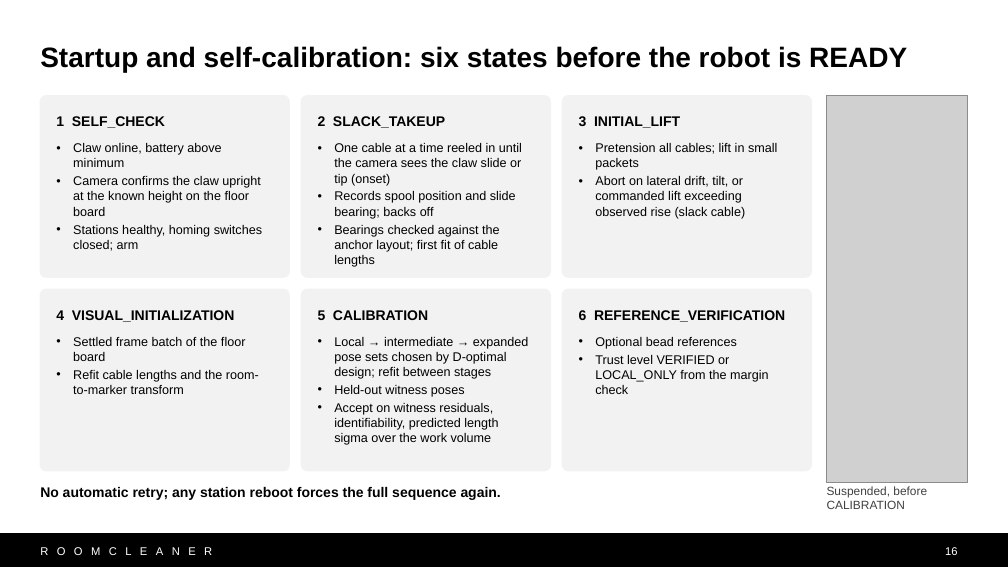
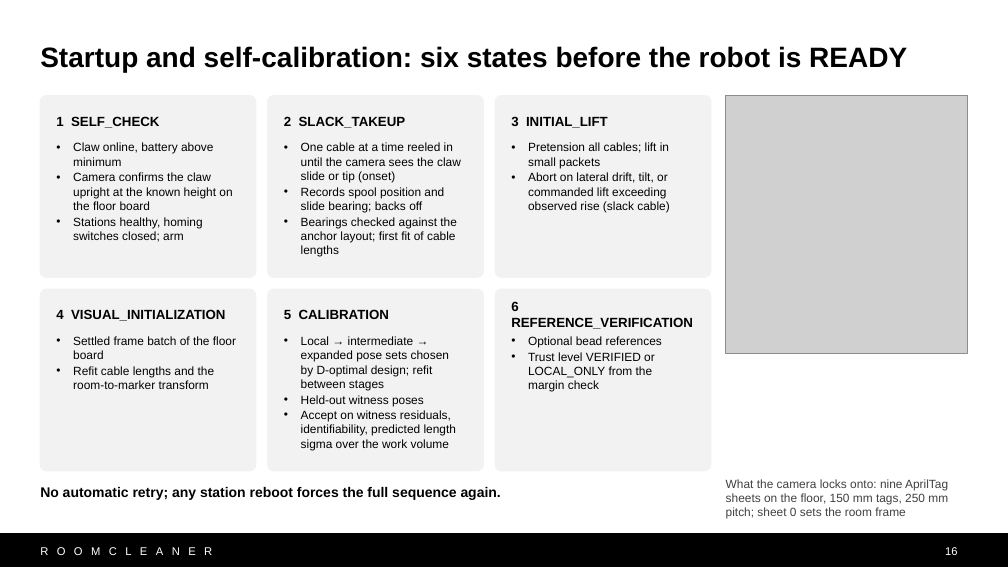
Before and after one commit to Jaspario1199/RoomCleaner, a slide deck: slide 16 of docs/presentation/deck_v10/RoomCleaner_Buntinx_v10.pptx. Drawn at 1008x567 pixels with LibreOffice and Linux fonts; fonts in the diff are those of the drawing; grey boxes stand for pictures. Boxes give left, top, right and bottom in pixels: in the first picture for what was removed or moved away, otherwise in the second. Text is boxed around its words. In the diff, an @@ line names an element or a change of style, - is before the commit and + after.

```diff
--- a/docs/presentation/deck_v10/RoomCleaner_Buntinx_v10.pptx
+++ b/docs/presentation/deck_v10/RoomCleaner_Buntinx_v10.pptx
@@ rounded rectangle: place and size @@
-rounded rectangle at [40, 96, 289, 277]
+rounded rectangle at [40, 96, 256, 277]
@@ rounded rectangle: place and size @@
-rounded rectangle at [301, 96, 550, 277]
+rounded rectangle at [268, 96, 484, 277]
@@ text "2 SLACK_TAKEUP": place and size @@
-text "2 SLACK_TAKEUP" at [318, 116, 445, 128]
+text "2 SLACK_TAKEUP" at [284, 116, 406, 128]
@@ rounded rectangle: place and size @@
-rounded rectangle at [562, 96, 811, 277]
+rounded rectangle at [495, 96, 711, 277]
@@ text "3 INITIAL_LIFT": place and size @@
-text "3 INITIAL_LIFT" at [579, 116, 680, 128]
+text "3 INITIAL_LIFT" at [511, 117, 608, 128]
@@ picture: place and size @@
-picture at [827, 96, 968, 483]
+picture at [726, 96, 968, 354]
@@ text "One cable at a time ...": place and size @@
-text "One cable at a time ..." at [334, 143, 522, 267]
+text "One cable at a time ..." at [301, 142, 461, 257]
@@ text "Pretension all cables; lift in ...": place and size @@
-text "Pretension all cables; lift in ..." at [595, 143, 777, 219]
+text "Pretension all cables; lift in ..." at [528, 142, 669, 213]
@@ rounded rectangle: place and size @@
-rounded rectangle at [40, 289, 289, 471]
+rounded rectangle at [40, 289, 256, 471]
@@ rounded rectangle: place and size @@
-rounded rectangle at [301, 289, 550, 471]
+rounded rectangle at [268, 289, 484, 471]
@@ text "5 CALIBRATION": place and size @@
-text "5 CALIBRATION" at [318, 310, 428, 320]
+text "5 CALIBRATION" at [284, 309, 389, 323]
@@ rounded rectangle: place and size @@
-rounded rectangle at [562, 289, 811, 471]
+rounded rectangle at [495, 289, 711, 471]
@@ size 10 to 9.5 pt in 6 elements at [56, 116, 159, 128], [56, 309, 225, 321], [284, 116, 406, 128], [284, 309, 389, 323], [511, 117, 608, 128], [511, 302, 693, 329] @@
@@ text "6 REFERENCE_VERIFICATION": place and size @@
-text "6 REFERENCE_VERIFICATION" at [579, 310, 785, 322]
+text "6 REFERENCE_VERIFICATION" at [511, 302, 693, 329]
@@ text "Local → intermediate → expanded ...": place and size @@
-text "Local → intermediate → expanded ..." at [334, 337, 528, 445]
+text "Local → intermediate → expanded ..." at [301, 336, 456, 450]
@@ size 9 to 8.5 pt; less space between paragraphs in 6 elements at [73, 336, 236, 389], [73, 142, 232, 242], [301, 142, 461, 257], [301, 336, 456, 450], [528, 142, 669, 213], [528, 336, 662, 392] @@
@@ text "Optional bead references": place and size @@
-text "Optional bead references" at [595, 337, 768, 394]
+text "Optional bead references" at [528, 336, 662, 392]
@@ text at [726, 479, 948, 519]: text changed @@
-Suspended, before CALIBRATION
+What the camera locks onto: nine AprilTag sheets on the floor, 150 mm tags, 250 mm pitch; sheet 0 sets the room frame
```
Also in this commit, not shown: 1 other slide changed, 8 other files.
